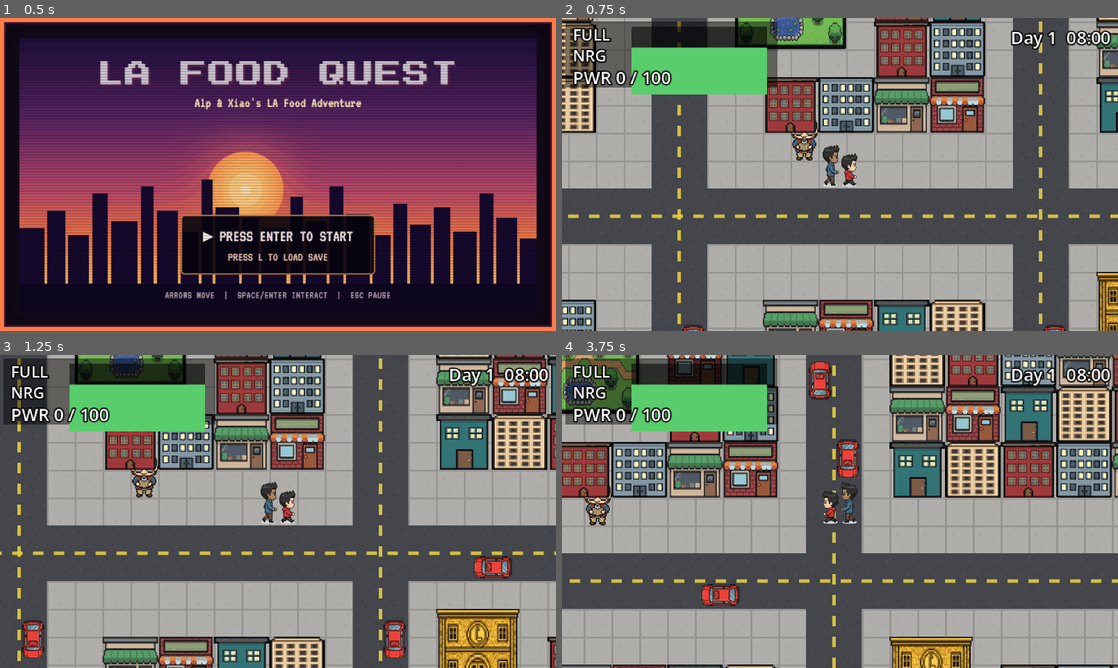
Above: before the commit, frames 1-4 (two rows, left to right).
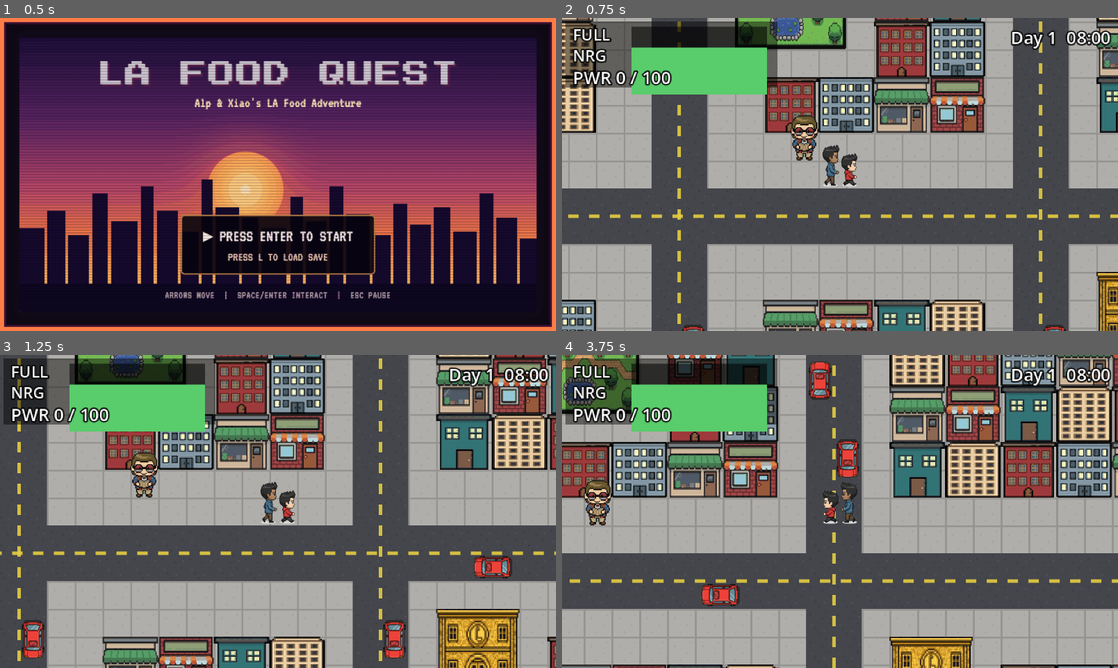
Above: after the commit, the same moments.

Repository: alexselig/la-food-quest
Game: Godot game, scene res://scenes/title.tscn
Two runs of this game, one before a commit and one after it. Both use one fixed random seed, a clock stepped at 60 frames per second and the inputs below.
Inputs:
- Up to frame 1 (0.5 s): no input
- Up to frame 2 (0.75 s): tap Enter (ui_accept) at 0.5 s; hold Right (ui_right) from 0.53 s (still down); tap L at 0.6 s
- Up to frame 3 (1.25 s): keep holding Right (ui_right); tap Enter (ui_accept) at 0.77 s
- Up to frame 4 (3.75 s): release Right (ui_right) at 1.28 s; hold Down (ui_down) 1.28-2.03 s; tap L at 1.35, 2.3, 2.85, 3.6 s; tap Enter (ui_accept) at 1.52, 3.02 s; hold Right (ui_right) 2.03-2.78 s; tap Q at 2.1 s; hold Up (ui_up) 2.78-3.53 s; hold Left (ui_left) from 3.53 s (still down)

Frame 1 is identical in both runs. In frame 2, 0.2% of the frame differs, in the area x 41-46%, y 31-37%; in frame 3, 0.2%, in the area x 23-28%, y 31-37%; in frame 4, 0.2%.

Commit message:
Draw NPC/bench props in a second pass so they render on top of adjacent buildings
Co-authored-by: Copilot <223556219+Copilot@users.noreply.github.com>

Diff:
--- a/scripts/world.gd
+++ b/scripts/world.gd
@@ -280,7 +280,12 @@
                 _blit(_pavement, rect, Color(0.69, 0.68, 0.66))
     _draw_road_lines()
     for o in objects:
-        _draw_object(o)
+        if o["type"] != "npc" and o["type"] != "rest_bench":
+            _draw_object(o)
+    # props (NPC, bench) drawn last so they sit ON TOP of nearby buildings
+    for o in objects:
+        if o["type"] == "npc" or o["type"] == "rest_bench":
+            _draw_object(o)
 
 func _blit(tex: Texture2D, rect: Rect2, fallback: Color) -> void:
     if tex:
Binary file changed: design/preview.png
